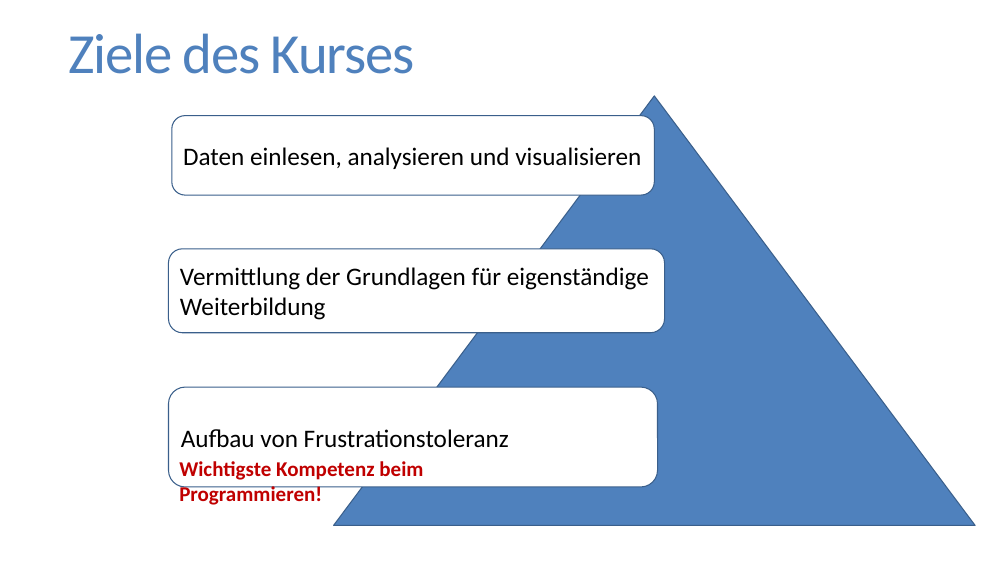
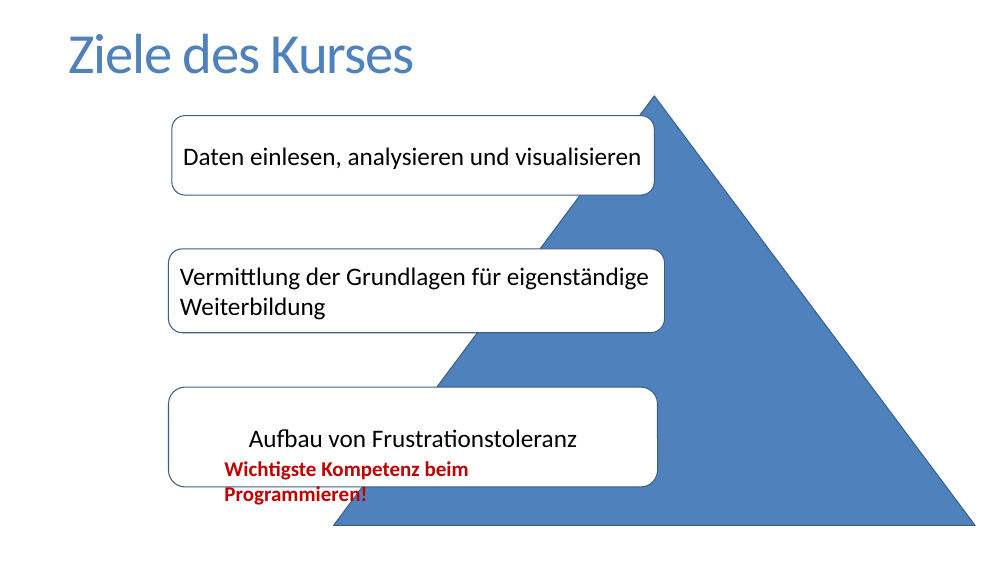
Before and after one commit to FlorianKeppeler/RKurs, a slide deck: slide 2 of Einführung in R.pptx. Drawn at 1008x567 pixels with LibreOffice and Linux fonts; fonts in the diff are those of the drawing. Boxes give left, top, right and bottom in pixels: in the first picture for what was removed or moved away, otherwise in the second. Text is boxed around its words. In the diff, an @@ line names an element or a change of style, - is before the commit and + after.

```diff
--- a/Einführung in R.pptx
+++ b/Einführung in R.pptx
@@ rounded rectangle "Aufbau von Frustrationstoleranz" at (169, 387, 658, 487): alignment left to centre @@
@@ text "Wichtigste Kompetenz beim Programmieren!": place and size @@
-text "Wichtigste Kompetenz beim Programmieren!" at (179, 461, 423, 505)
+text "Wichtigste Kompetenz beim Programmieren!" at (224, 461, 469, 507)
```
Also in this commit, not shown: 15 other slides changed, 2 slides added, 1 other file.
